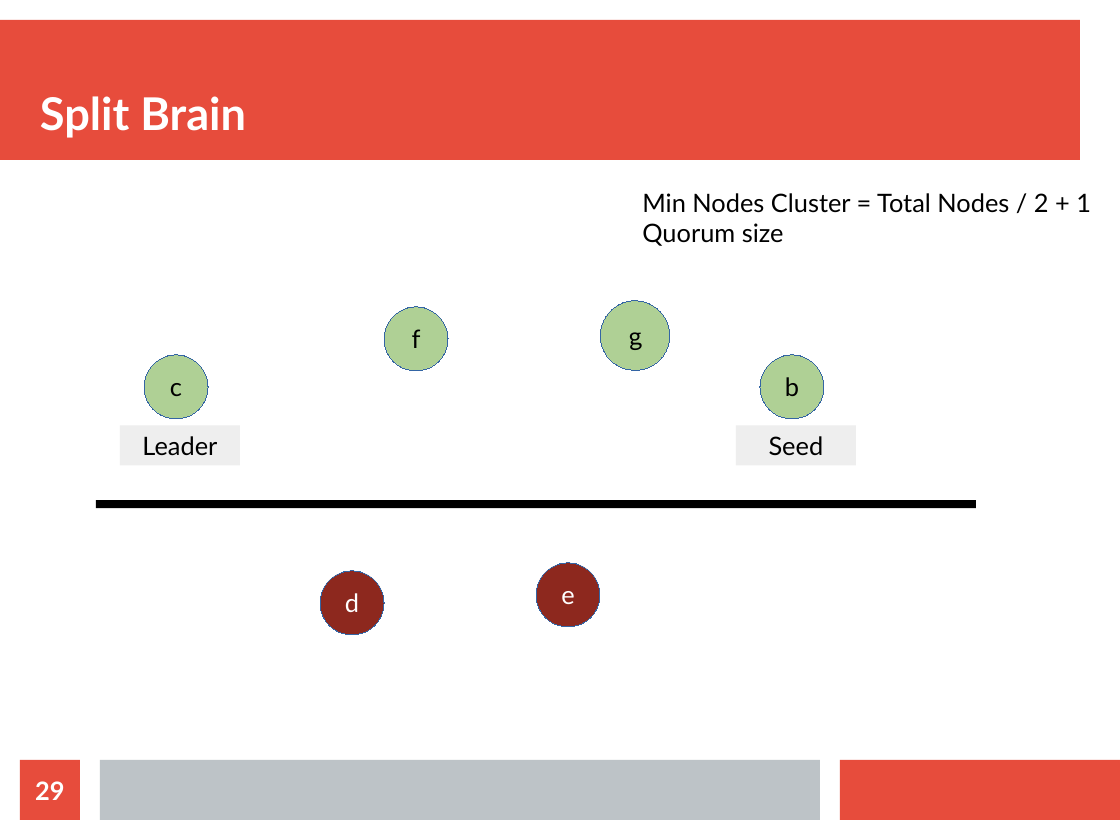
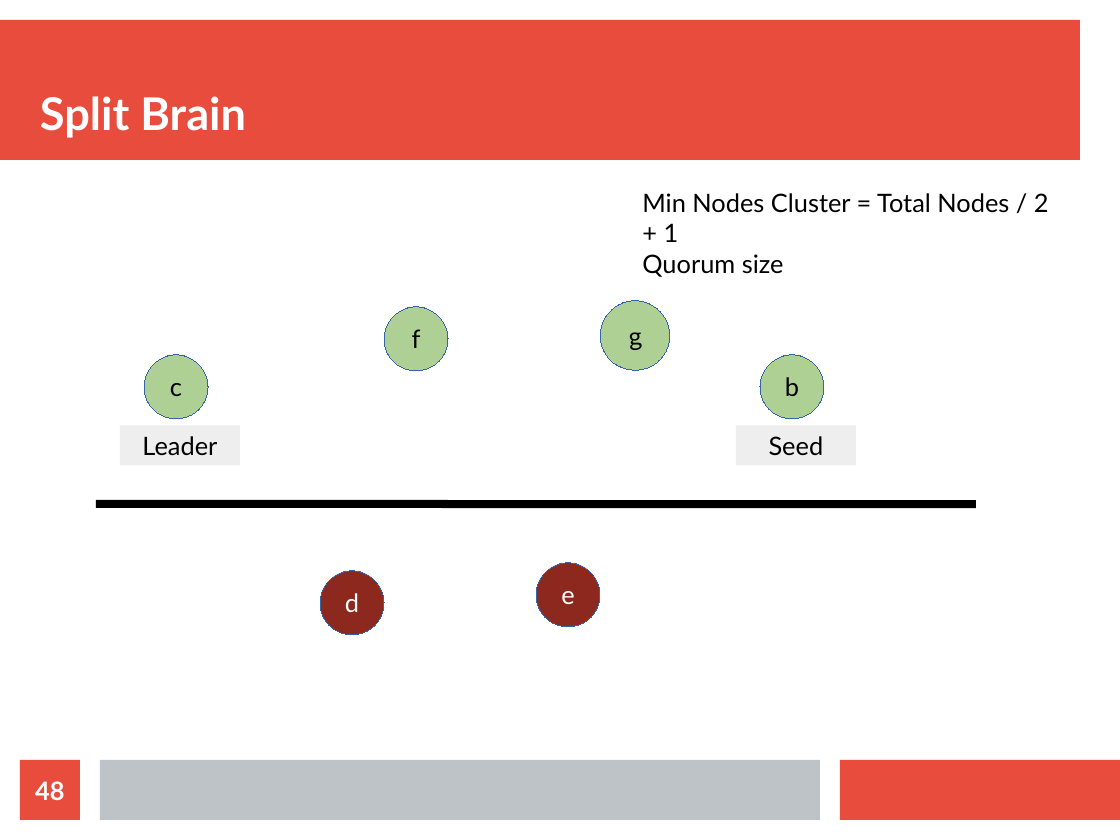
Before and after one commit to bytemania/akka-java-cluster, a slide deck: slide 48 of src/main/resources/res/presentation.odp (slide 29 before the commit). Drawn at 1120x840 pixels with LibreOffice and Linux fonts; fonts in the diff are those of the drawing. Boxes give left, top, right and bottom in pixels: in the first picture for what was removed or moved away, otherwise in the second. Text is boxed around its words. In the diff, an @@ line names an element or a change of style, - is before the commit and + after.

```diff
--- a/src/main/resources/res/presentation.odp
+++ b/src/main/resources/res/presentation.odp
@@ text "Min Nodes Cluster = Total ..." rewrapped from [642,193,1091,246] to [642,193,1049,277] @@
@@ page number at [35,781,64,800]: text changed @@
-29
+48
```
Also in this commit, not shown: 13 other slides changed, 23 slides added, 2 other files.
